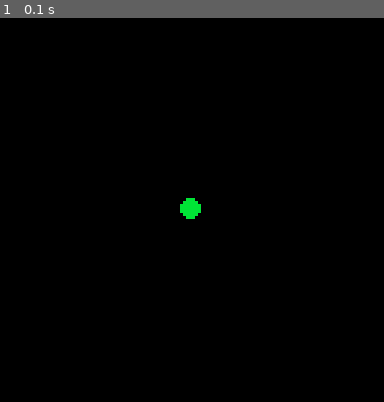
Above: before the commit, frame 1.
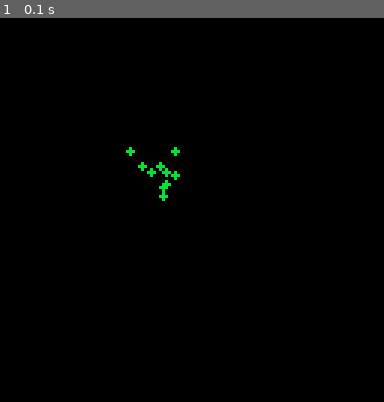
Above: after the commit, the same moment.

Repository: CRBroughton/pico-particles
Game: PICO-8 cartridge pico-particles.p8
The game is run twice, just before and just after one commit, with the same random seed, the same clock (stepped at 60 frames per second) and the same inputs.
Inputs:
- Up to frame 1 (0.1 s): no input

The runs differ from the first frame. In frame 1, 0.5% of the frame differs, in the area x 32-53%, y 33-53%.

Commit message:
feat: :sparkles: add random scatter

Diff:
--- a/main.lua
+++ b/main.lua
@@ -1,13 +1,15 @@
 function _init()
    particles = {}
 
-    add(particles, {
-        x = 63,
-        y = 63,
-        radius = 3,
-        colour = 11,
-        speed = 1
-   })
+    for i = 1, 10 do
+        add(particles, {
+            x = 40 + rnd(20),
+            y = 40 + rnd(20),
+            radius = 1,
+            colour = 11,
+            speed = 1
+       })
+    end
 end
 
 function _update60()
@@ -19,7 +21,7 @@
     for particle in all(particles) do
         circfill(
             particle.x,
-            particle.x,
+            particle.y,
             particle.radius,
             particle.colour
         )
